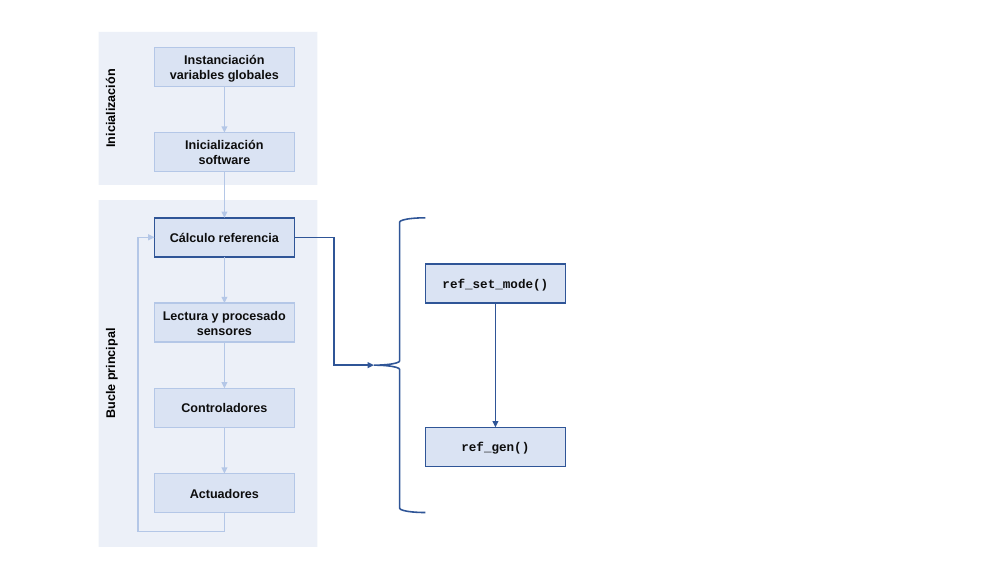
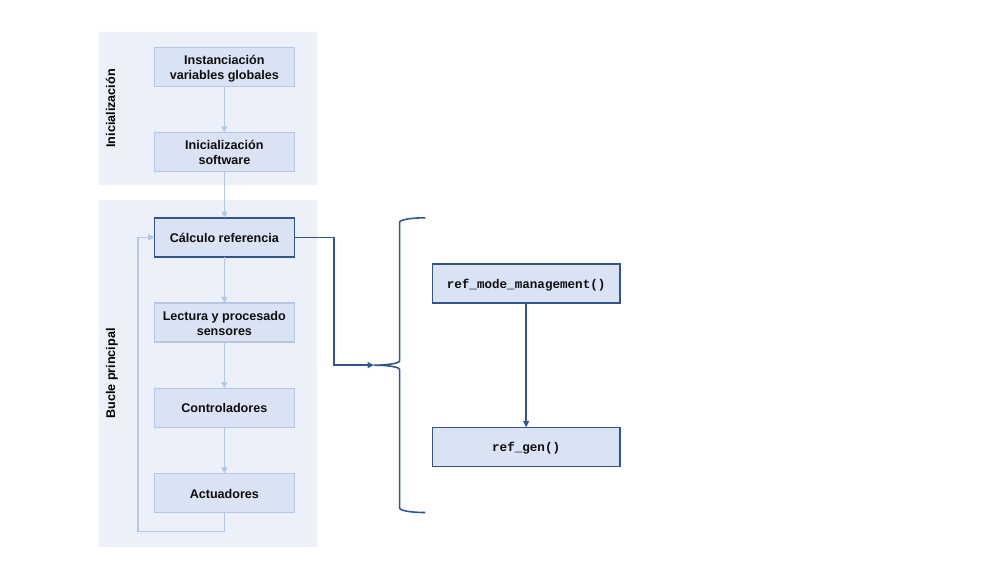
Before and after one commit to leonprietobailo/DroneSTM32F405, a slide deck: slide 4 of doc/schemes.pptx. Drawn at 1008x567 pixels with LibreOffice and Linux fonts; fonts in the diff are those of the drawing. Boxes give left, top, right and bottom in pixels: in the first picture for what was removed or moved away, otherwise in the second. Text is boxed around its words. In the diff, an @@ line names an element or a change of style, - is before the commit and + after.

```diff
--- a/doc/schemes.pptx
+++ b/doc/schemes.pptx
@@ rectangle "ref_mode_management()": place and size @@
-rectangle "ref_mode_management()" at (426, 264, 566, 303)
+rectangle "ref_mode_management()" at (433, 264, 620, 303)
@@ text in rectangle at (447, 279, 606, 291): text changed @@
-ref_set_mode()
+ref_mode_management()
@@ arrow moved from (495, 303) - (495, 427) to (526, 303) - (526, 427) @@
@@ rectangle "ref_gen()": place and size @@
-rectangle "ref_gen()" at (426, 427, 566, 467)
+rectangle "ref_gen()" at (433, 427, 620, 467)
```
Also in this commit, not shown: 6 other slides changed, 4 other files.
